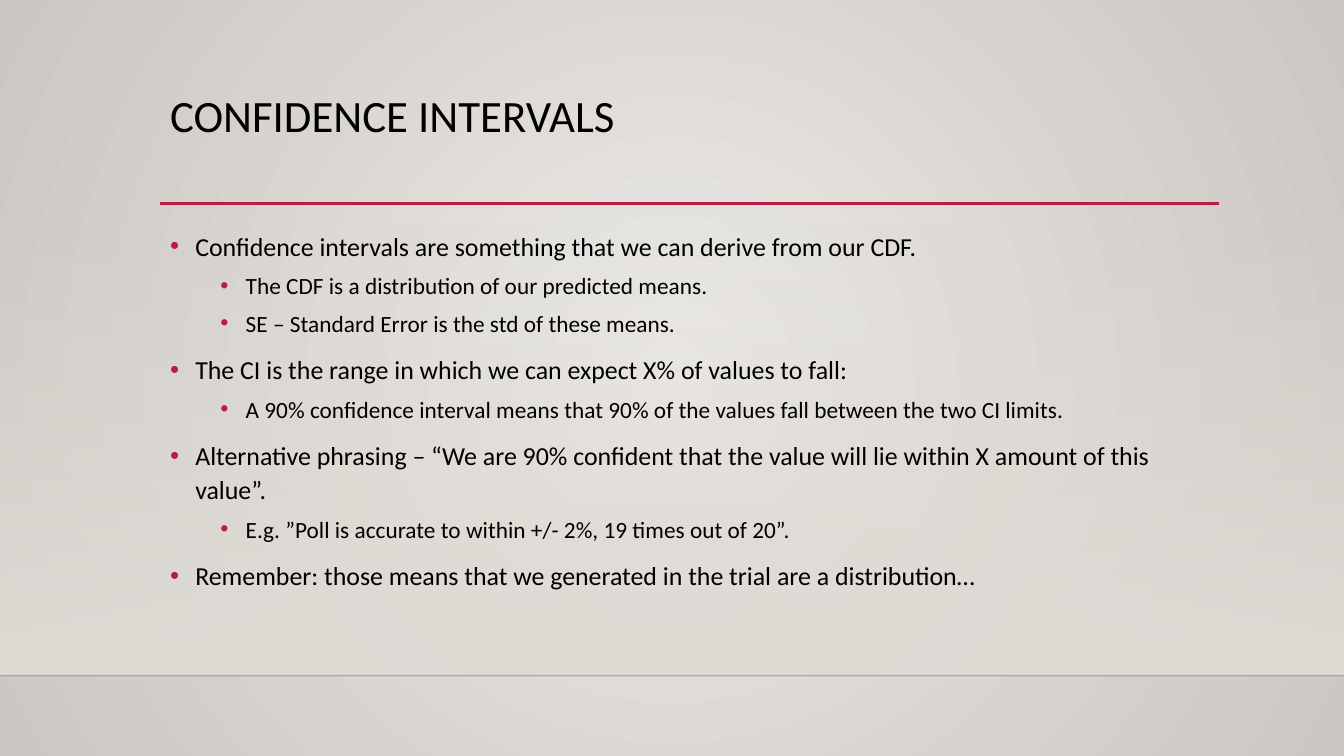
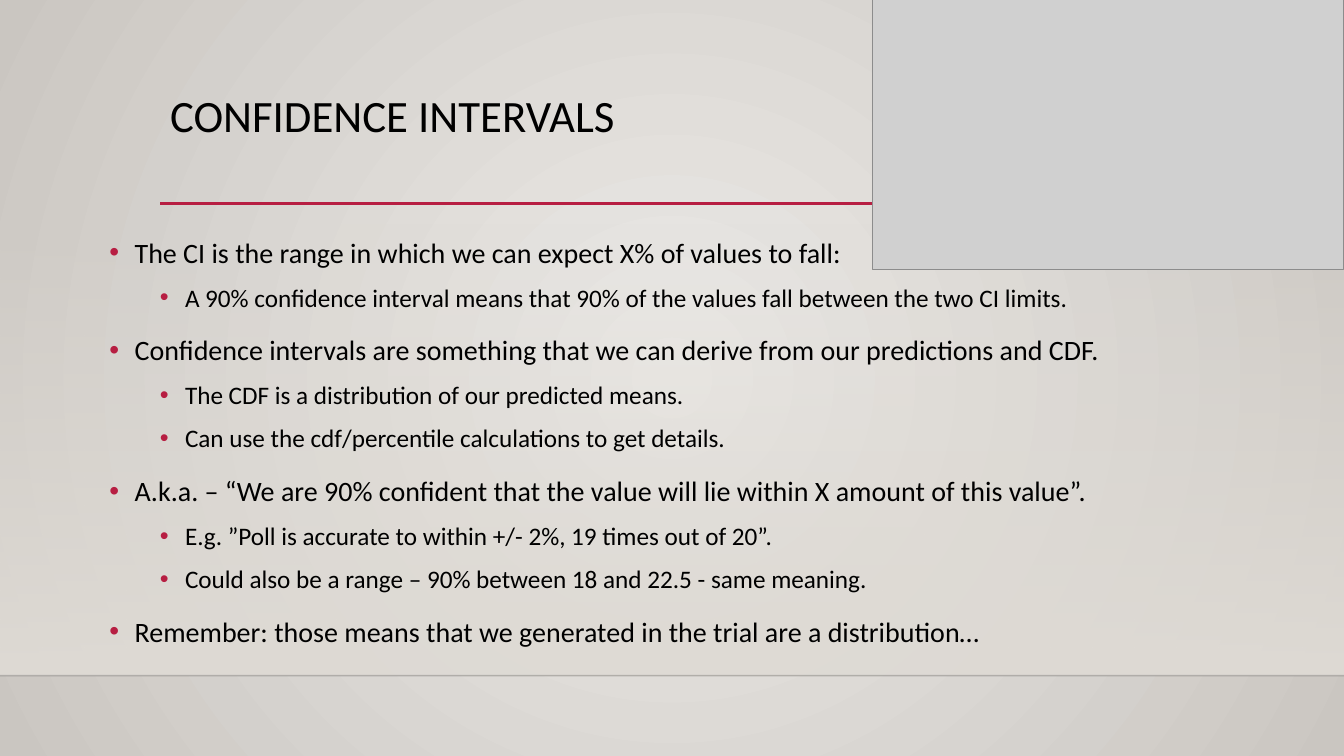
Before and after one commit to AkeemSemperDataScience/Basic_Stats_in_Python_Student_Repository, a slide deck: slide 23 of reference_material/slides/016_Sampling_Estimation.pptx (slide 10 before the commit). Drawn at 1344x756 pixels with LibreOffice and Linux fonts; fonts in the diff are those of the drawing; grey boxes stand for pictures; background and template pictures are left out. Boxes give left, top, right and bottom in pixels: in the first picture for what was removed or moved away, otherwise in the second. Text is boxed around its words. In the diff, an @@ line names an element or a change of style, - is before the commit and + after.

```diff
--- a/reference_material/slides/016_Sampling_Estimation.pptx
+++ b/reference_material/slides/016_Sampling_Estimation.pptx
@@ picture added at <box>872,0,1344,269</box> @@
@@ text "The CI is the range ...": place and size @@
-text "The CI is the range ..." at <box>195,238,1149,590</box>
+text "The CI is the range ..." at <box>135,243,1099,647</box>
@@ text at <box>195,238,917,332</box>: paragraphs removed @@
-• Confidence intervals are something that we can derive from our CDF.
-  • The CDF is a distribution of our predicted means.
-  • SE – Standard Error is the std of these means.
@@ text at <box>135,243,1067,647</box>: size 18.5 to 20 pt in "The CI is the range in which ...", "Remember: those means that we generated in ..."; size 16.6 to 18 pt in "A 90% confidence interval means that 90% ...", "E.g. ”Poll is accurate to within +/- ..."; line spacing 1.1 to 1.2 @@
@@ text at <box>135,340,1099,502</box>: text changed; size 18.5 to 20 pt @@
-• Alternative phrasing – “We are 90% confident that the value will lie within X amount of this value”.
+• Confidence intervals are something that we can derive from our predictions and CDF.
+  • The CDF is a distribution of our predicted means.
+  • Can use the cdf/percentile calculations to get details.
+• A.k.a. – “We are 90% confident that the value will lie within X amount of this value”.
@@ text at <box>185,570,866,593</box>: paragraph added @@
+  • Could also be a range – 90% between 18 and 22.5 - same meaning.
```
Also in this commit, not shown: 5 other slides changed, 20 slides added, 12 other files.
